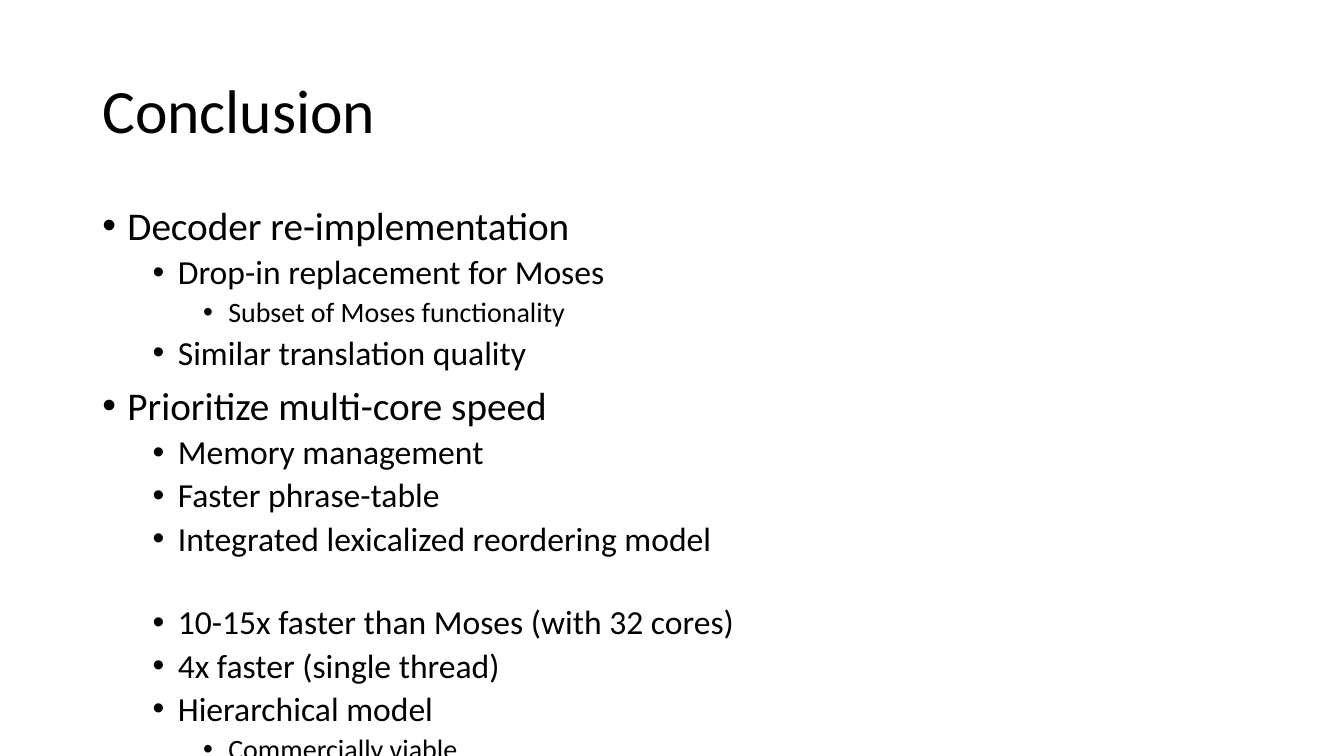
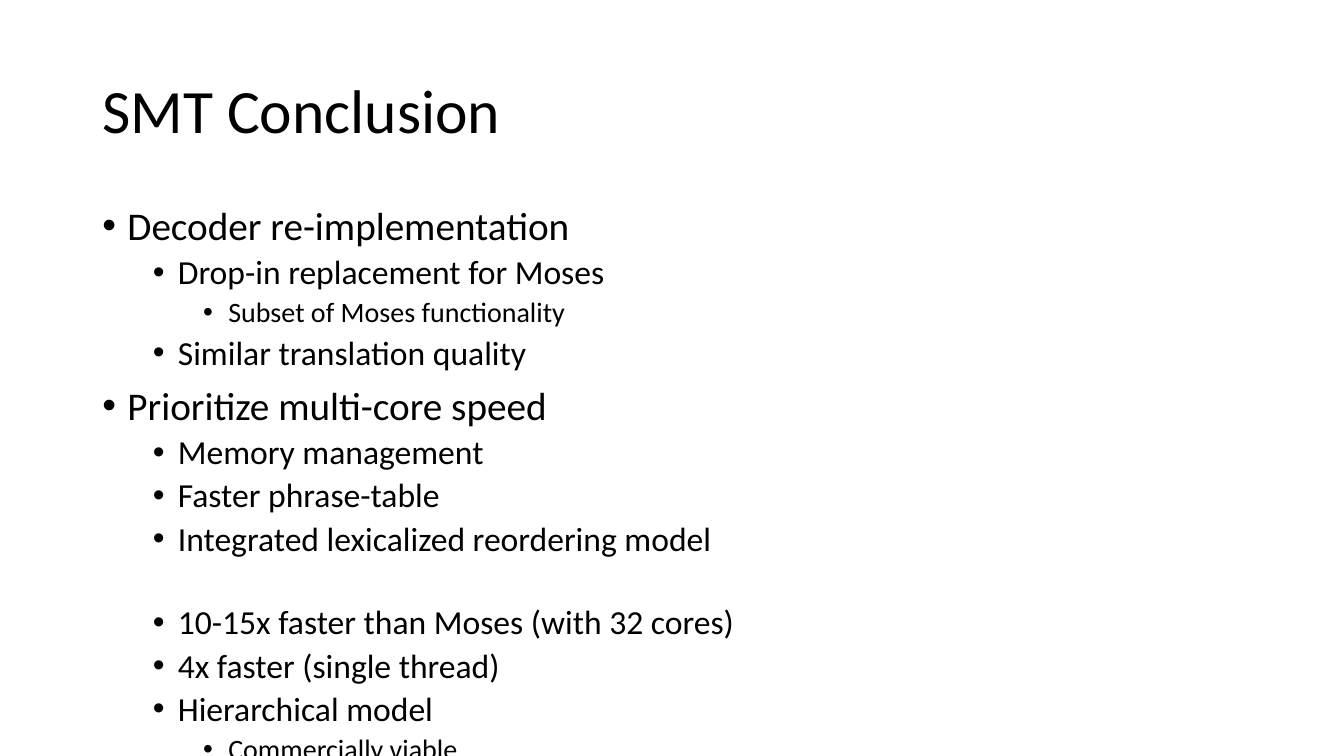
Before and after one commit to hieuhoang/papers, a slide deck: slide 22 of ms.2019/smt.pptx. Drawn at 1344x756 pixels with LibreOffice and Linux fonts; fonts in the diff are those of the drawing; background and template pictures are left out. Boxes give left, top, right and bottom in pixels: in the first picture for what was removed or moved away, otherwise in the second. Text is boxed around its words. In the diff, an @@ line names an element or a change of style, - is before the commit and + after.

```diff
--- a/ms.2019/smt.pptx
+++ b/ms.2019/smt.pptx
@@ text at (102,90,500,134): text changed @@
-Conclusion
+SMT Conclusion
```
Also in this commit, not shown: 1 other slide changed, 24 slides added, 2 other files.
